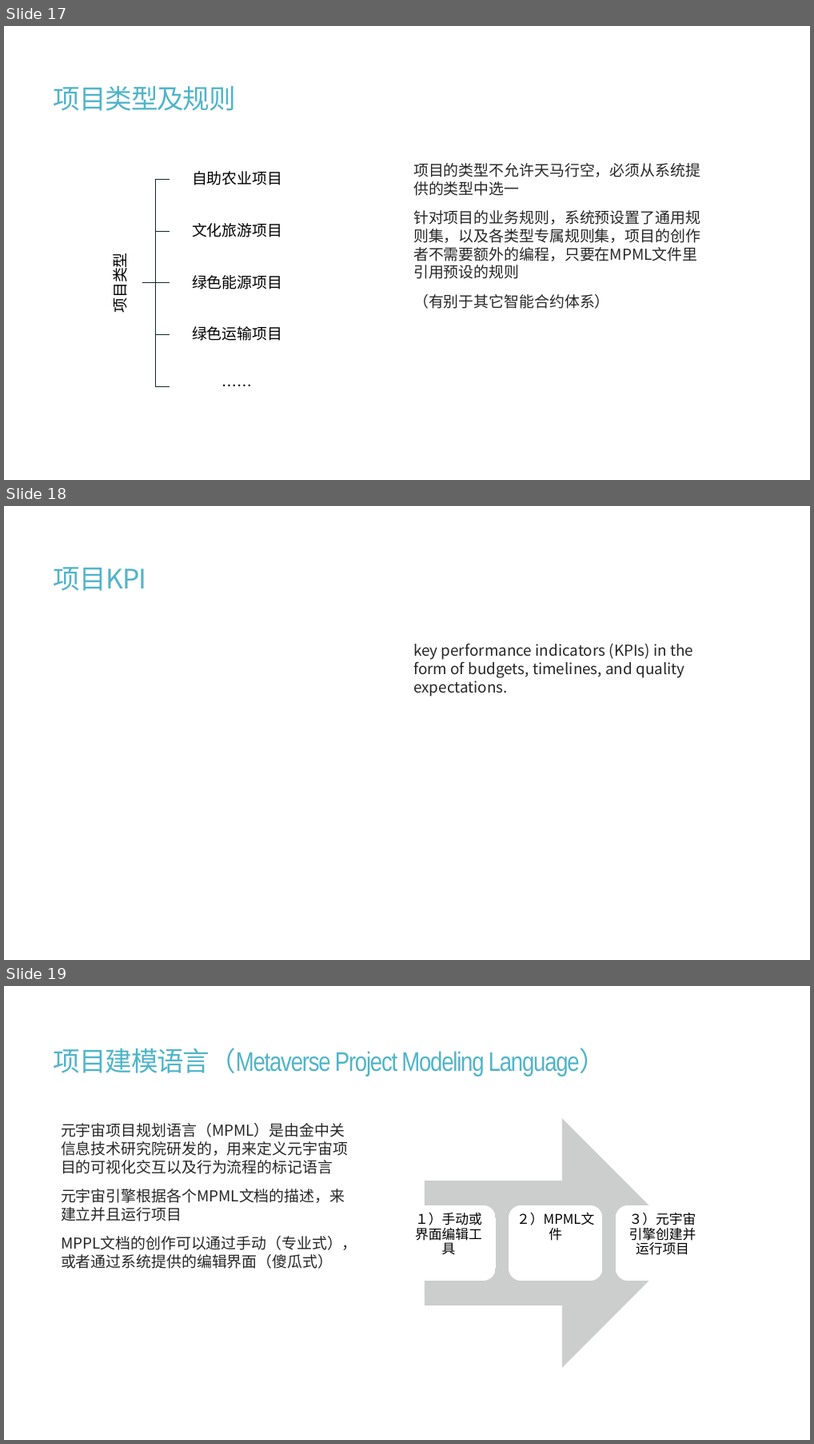
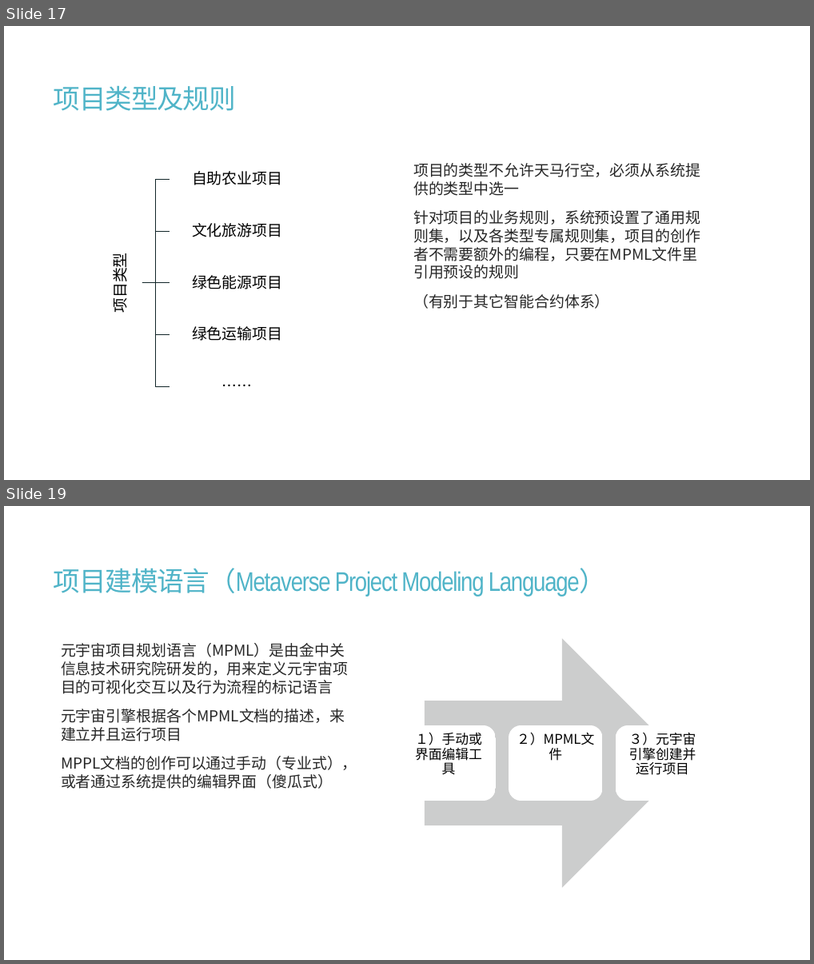
Before and after one commit to calcyu/chainway, a slide deck: Docs/城乡振兴元宇宙.pptx. Shown one above the other, each under a label of ours: slides 17, 18 and 19 before the commit, slides 17 and 19 after it; the slides between them are not shown. The pictures are 814x1444 and 814x964 pixels, drawn with LibreOffice and Linux fonts; fonts in the diff are those of the drawing. Boxes give left, top, right and bottom in pixels: in the first picture for what was removed or moved away, otherwise in the second. Text is boxed around its words. In the diff, an @@ line names an element or a change of style, - is before the commit and + after.

```diff
--- a/Docs/城乡振兴元宇宙.pptx
+++ b/Docs/城乡振兴元宇宙.pptx
@@ slide 18 removed at <box>4,506,810,960</box>, background #FFFFFF @@
@@ title removed at <box>54,567,146,591</box> @@
-项目KPI
@@ text removed at <box>414,643,694,696</box> @@
-  key performance indicators (KPIs) in the form of budgets, timelines, and quality expectations.
```
Also in this commit, not shown: 9 slides changed, 1 slide added, 15 other files.
